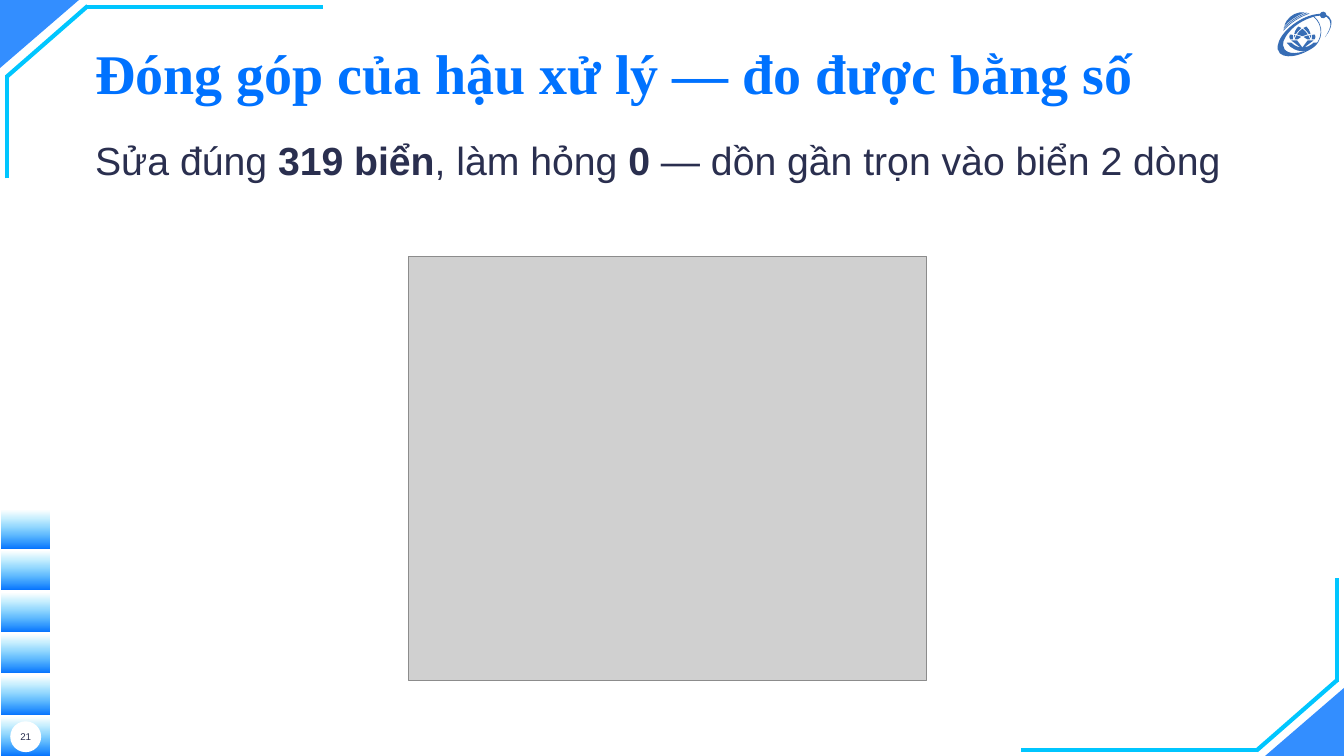
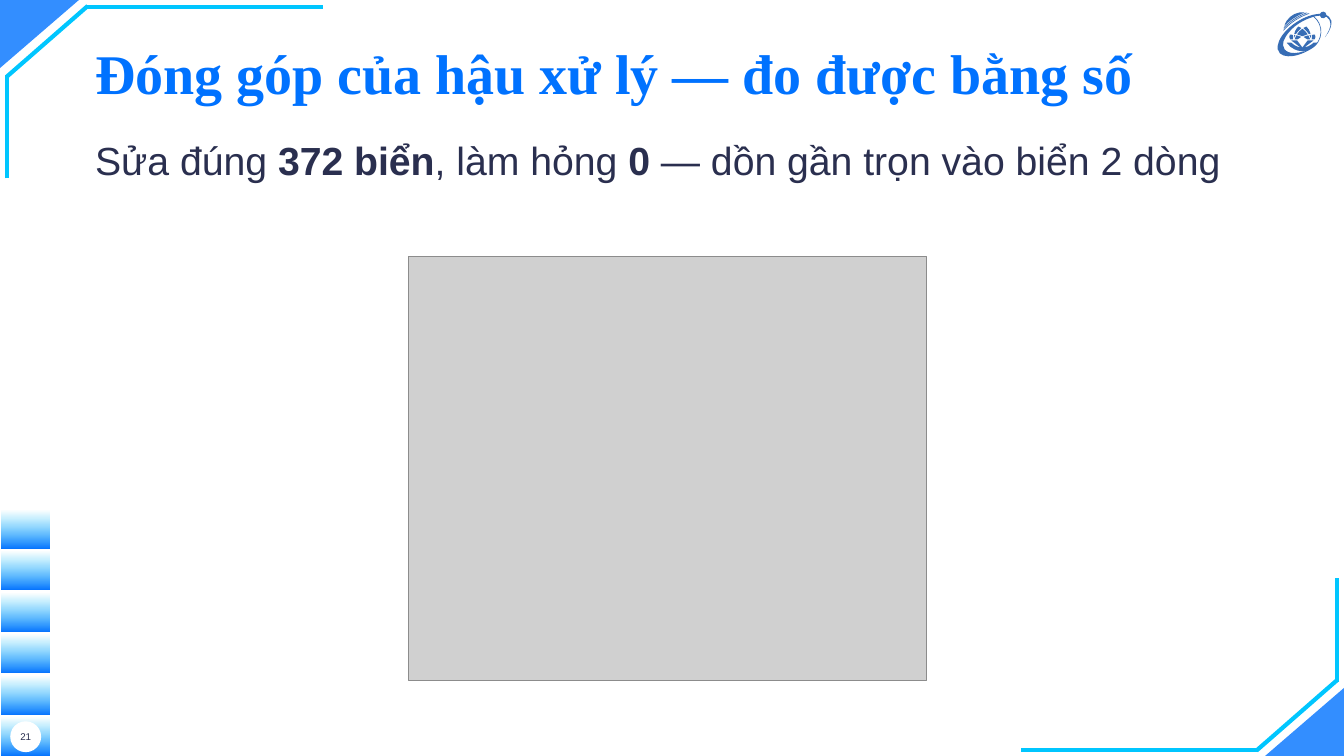
Before and after one commit to hieunguyen2604/alpr-do-an-mon-hoc, a slide deck: slide 21 of docs/slides/slides.pptx. Drawn at 1344x756 pixels with LibreOffice and Linux fonts; fonts in the diff are those of the drawing; grey boxes stand for pictures; background and template pictures are left out. Boxes give left, top, right and bottom in pixels: in the first picture for what was removed or moved away, otherwise in the second. Text is boxed around its words. In the diff, an @@ line names an element or a change of style, - is before the commit and + after.

```diff
--- a/docs/slides/slides.pptx
+++ b/docs/slides/slides.pptx
@@ text at (x1=95, y1=144, x2=1220, y2=183): text changed @@
-Sửa đúng 319 biển, làm hỏng 0 — dồn gần trọn vào biển 2 dòng
+Sửa đúng 372 biển, làm hỏng 0 — dồn gần trọn vào biển 2 dòng
```
Also in this commit, not shown: 7 other slides changed, 24 other files.
